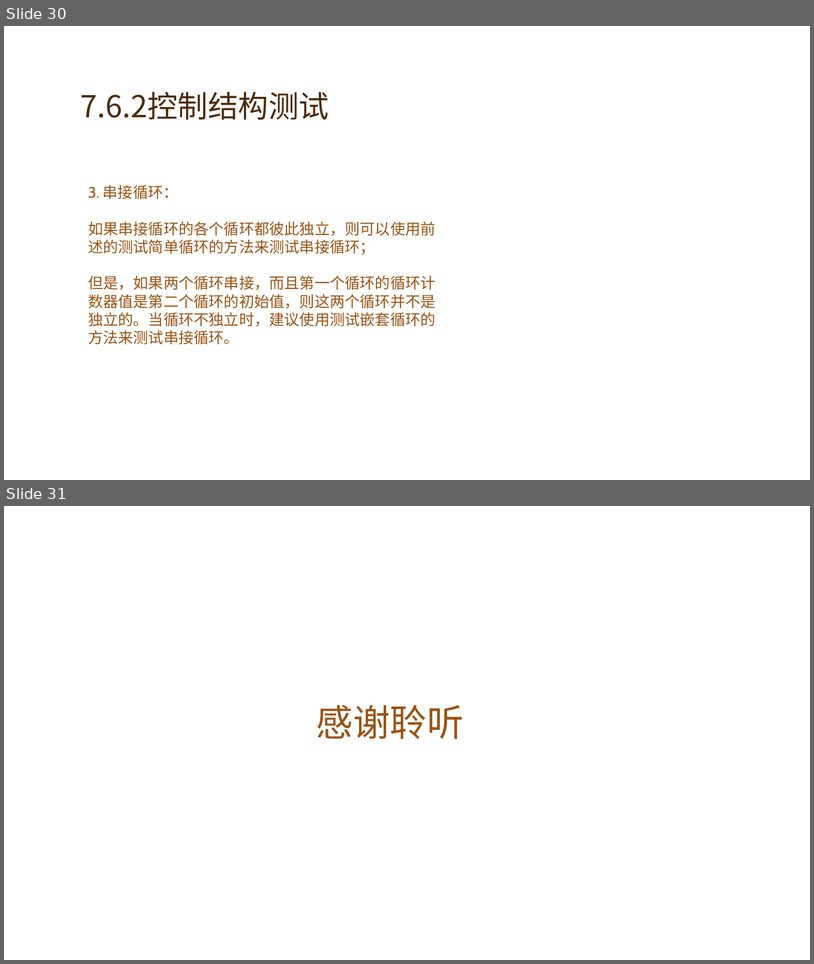
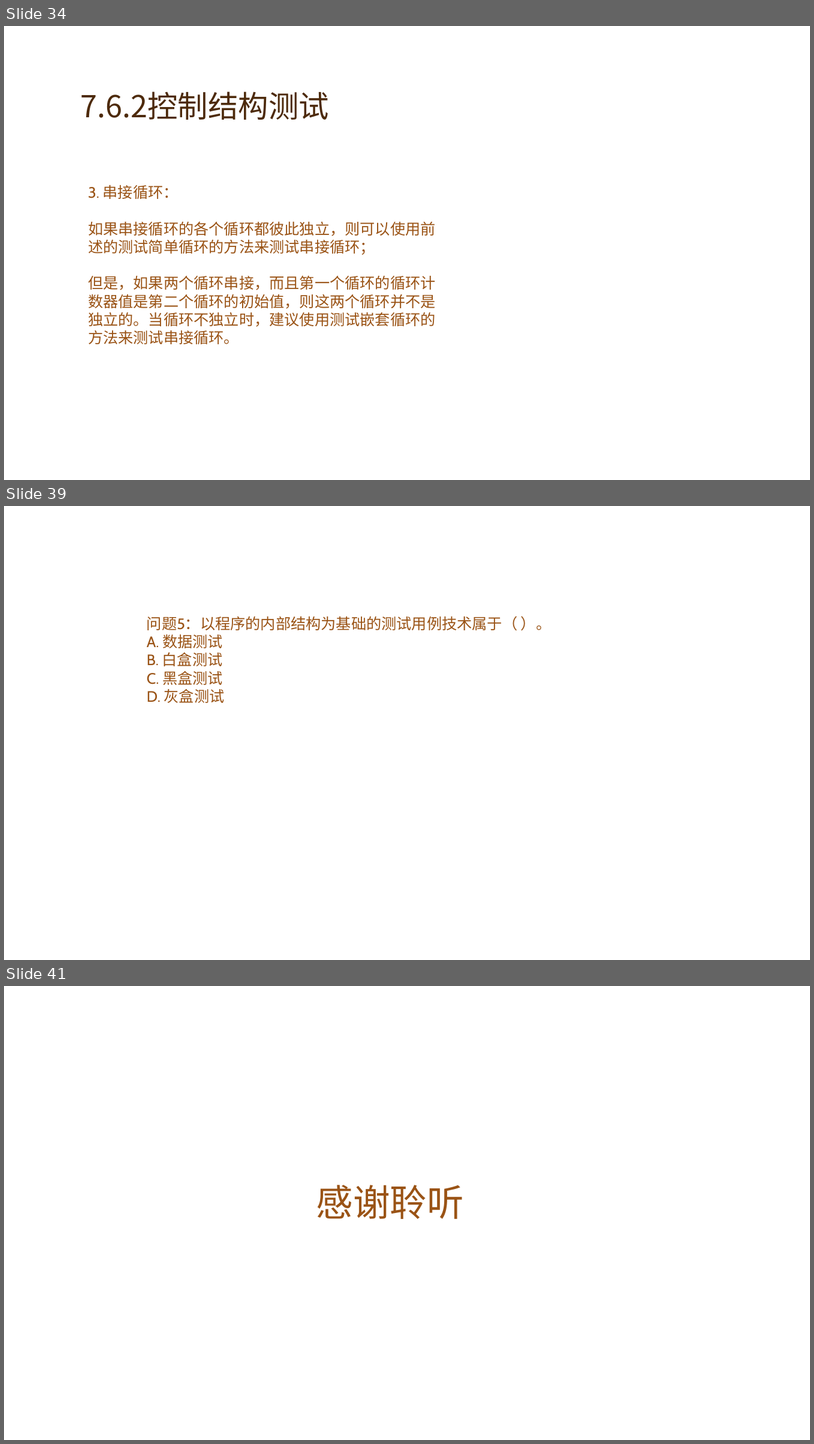
Before and after one commit to G17workfordadoudou/dadoudou, a slide deck: G17小组翻转课堂(1)(1).pptx. Shown one above the other, each under a label of ours: slides 30 and 31 before the commit, slides 34, 39 and 41 after it; the slides between them are not shown. The pictures are 814x964 and 814x1444 pixels, drawn with LibreOffice and Linux fonts; fonts in the diff are those of the drawing; background and template pictures are left out. Boxes give left, top, right and bottom in pixels: in the first picture for what was removed or moved away, otherwise in the second. Text is boxed around its words. In the diff, an @@ line names an element or a change of style, - is before the commit and + after.

```diff
--- a/G17小组翻转课堂(1)(1).pptx
+++ b/G17小组翻转课堂(1)(1).pptx
@@ slide 39 added at (4, 506, 810, 960), background picture (left out) @@
@@ text added at (147, 616, 551, 703), 18 pt, text #9A5315 @@
+问题5：以程序的内部结构为基础的测试用例技术属于（ ）。
+A. 数据测试
+B. 白盒测试
+C. 黑盒测试
+D. 灰盒测试
@@ what was slide 30 is now slide 34 @@
@@ what was slide 31 is now slide 41 @@
```
Also in this commit, not shown: 1 slide changed, 9 other slides added.
